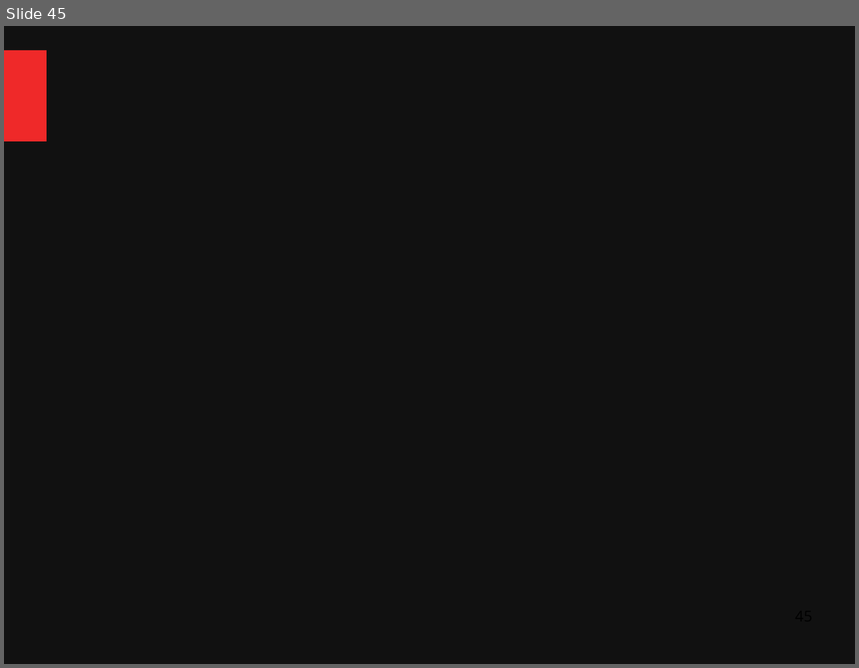
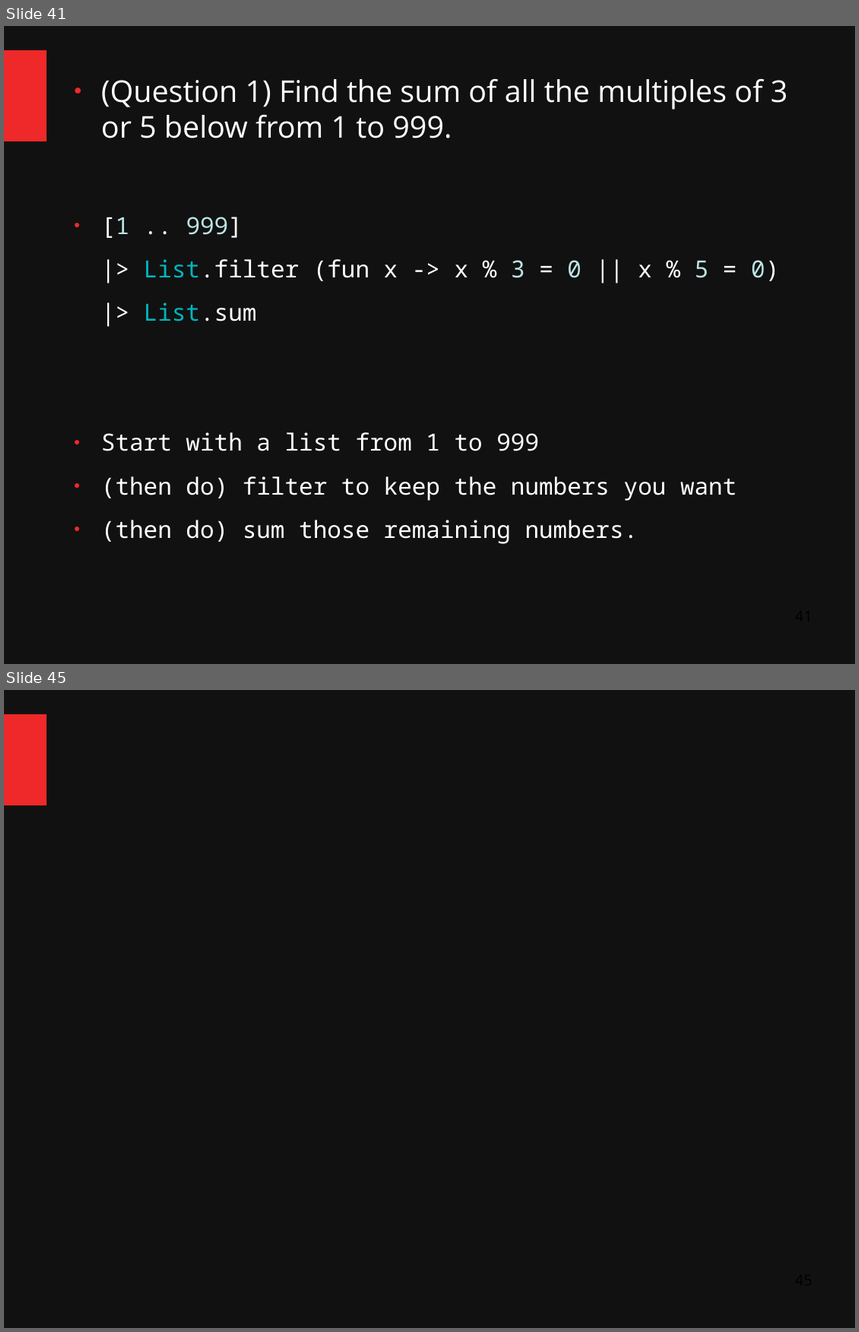
Before and after one commit to ChangHaiBin/FSharpPowerPoint, a slide deck: FSharp Talk Dark.odp. Shown one above the other, each under a label of ours: slide 45 before the commit, slides 41 and 45 after it; the slides between them are not shown. The pictures are 859x668 and 859x1332 pixels, drawn with LibreOffice and Linux fonts; fonts in the diff are those of the drawing. Boxes give left, top, right and bottom in pixels: in the first picture for what was removed or moved away, otherwise in the second. Text is boxed around its words. In the diff, an @@ line names an element or a change of style, - is before the commit and + after.

```diff
--- a/FSharp Talk Dark.odp
+++ b/FSharp Talk Dark.odp
@@ slide 41 added at box(4, 26, 855, 664), background #111111; not listed: 1 template element that a slide beside it also shows @@
@@ text added at box(101, 78, 788, 544), 22 pt, text #FFFFFF @@
+● (Question 1) Find the sum of all the multiples of 3 or 5 below from 1 to 999.
+● [1 .. 999]
+|> List.filter (fun x -> x % 3 = 0 || x % 5 = 0)
+|> List.sum
+● Start with a list from 1 to 999
+● (then do) filter to keep the numbers you want
+● (then do) sum those remaining numbers.
```
Also in this commit, not shown: 4 slides changed, 19 other slides added, 6 slides removed, 2 other files.
